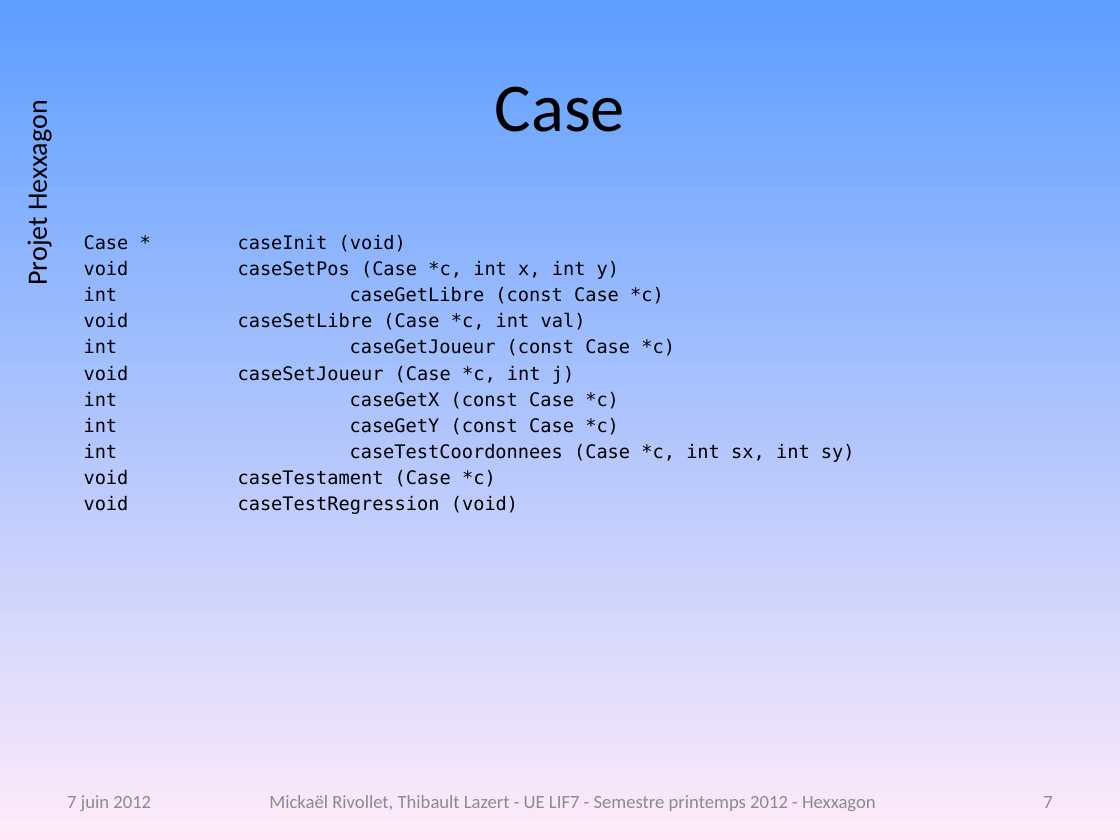
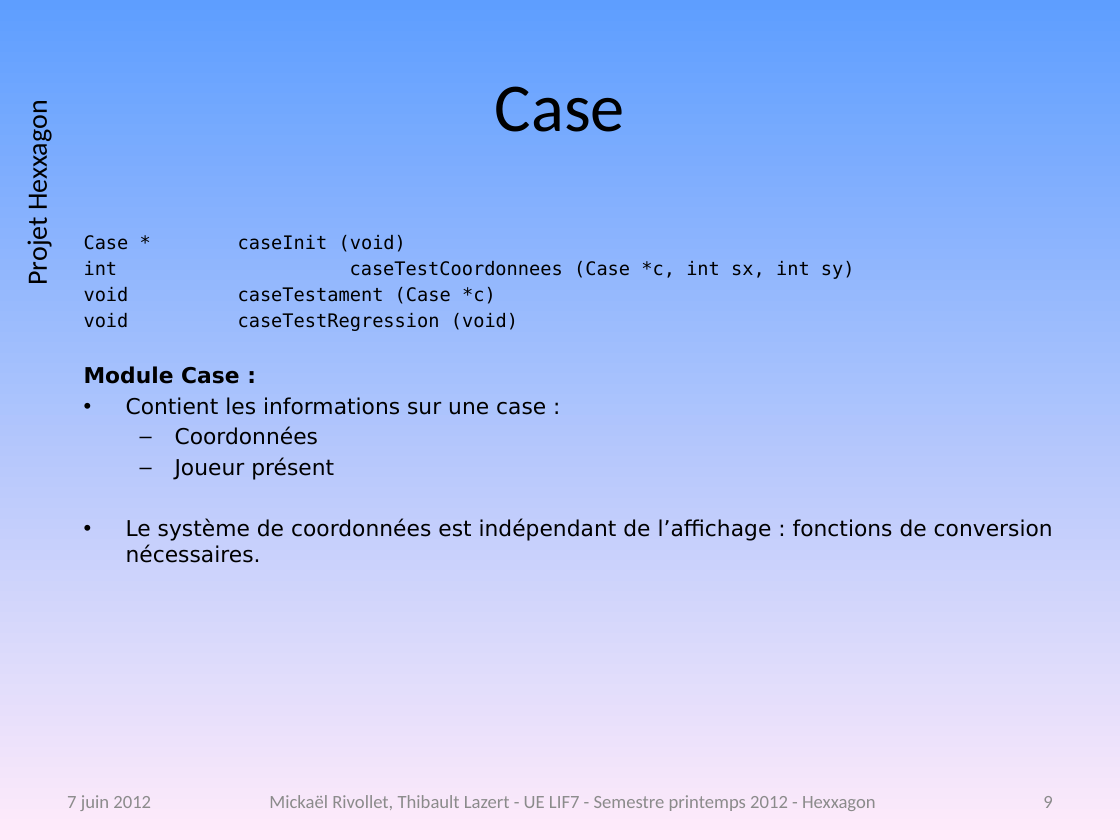
Before and after one commit to freeman1987/lazert-rivollet-lif7, a slide deck: slide 9 of projet/doc/presentation-projet.pptx (slide 7 before the commit). Drawn at 1120x840 pixels with LibreOffice and Linux fonts; fonts in the diff are those of the drawing; background and template pictures are left out. Boxes give left, top, right and bottom in pixels: in the first picture for what was removed or moved away, otherwise in the second. Text is boxed around its words. In the diff, an @@ line names an element or a change of style, - is before the commit and + after.

Commit message:
Diagramme des modules + fichier pour la présentation

```diff
--- a/projet/doc/presentation-projet.pptx
+++ b/projet/doc/presentation-projet.pptx
@@ text at [238, 234, 675, 435]: paragraphs removed @@
-void caseSetPos (Case *c, int x, int y)
-int caseGetLibre (const Case *c)
-void caseSetLibre (Case *c, int val)
-int caseGetJoueur (const Case *c)
-void caseSetJoueur (Case *c, int j)
-int caseGetX (const Case *c)
-int caseGetY (const Case *c)
@@ text at [84, 366, 1053, 563]: paragraphs added @@
+Module Case :
+• Contient les informations sur une case :
+  – Coordonnées
+  – Joueur présent
+• Le système de coordonnées est indépendant de l’affichage : fonctions de conversion nécessaires.
@@ page number at [1043, 796, 1052, 808]: text changed @@
-7
+9
```
Also in this commit, not shown: 12 other slides changed, 4 slides added, 3 other files.
